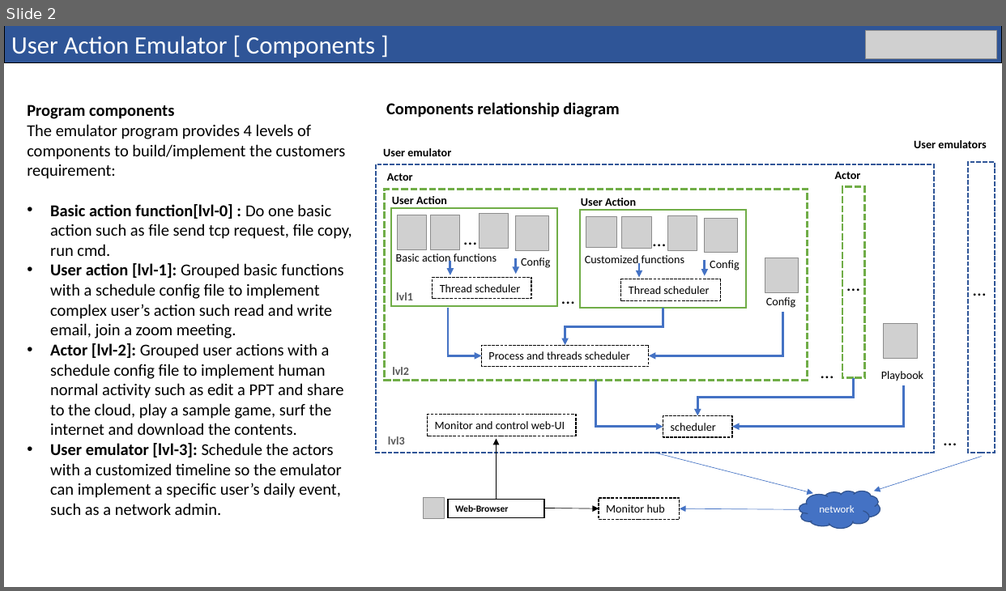
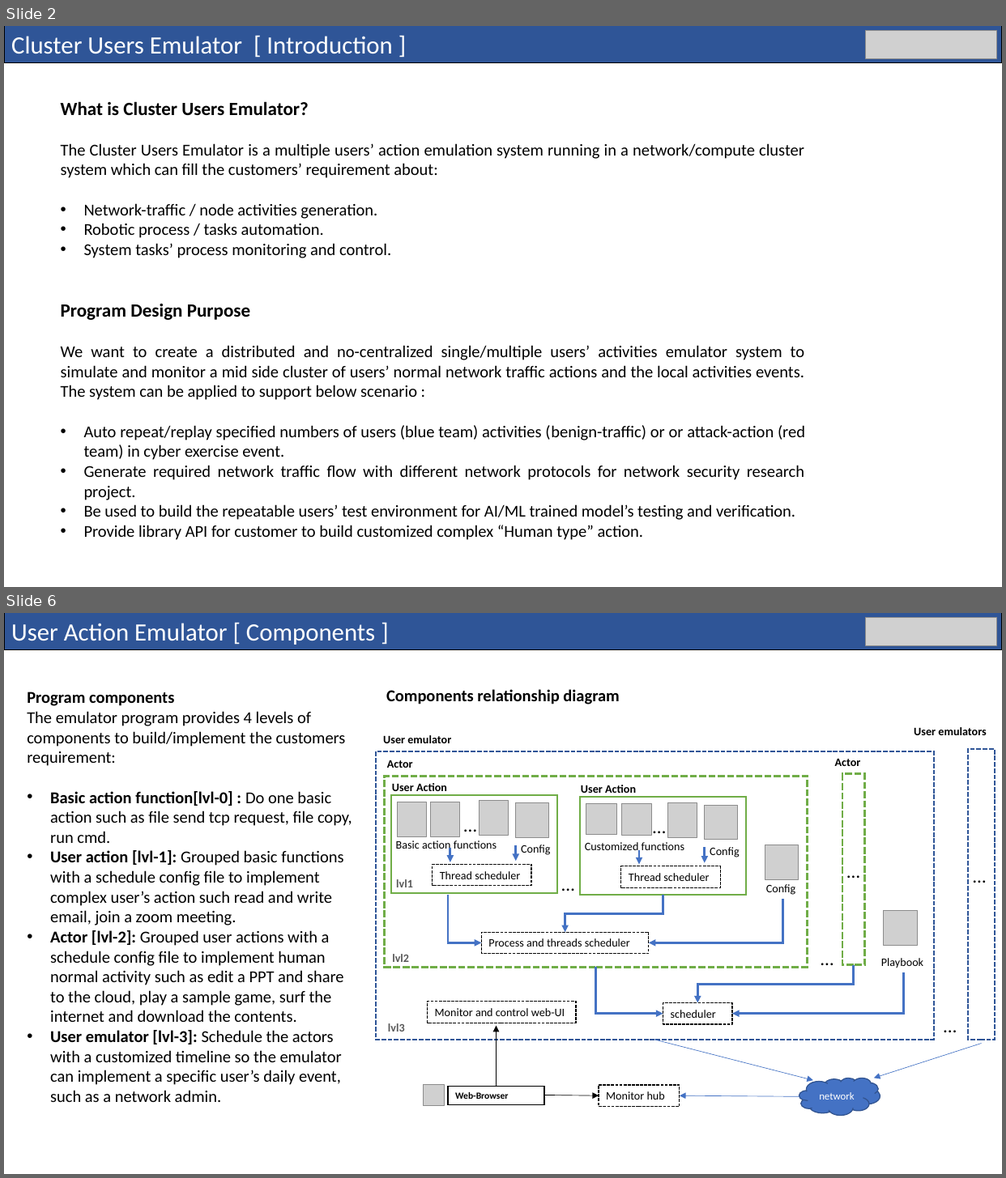
Before and after one commit to LiuYuancheng/Cluster_User_Emulation_System, a slide deck: doc/User_Action_Emulator_Design_Doc.pptx. Shown one above the other, each under a label of ours: slide 2 before the commit, slides 2 and 6 after it; the slides between them are not shown. The pictures are 1006x591 and 1006x1178 pixels, drawn with LibreOffice and Linux fonts; fonts in the diff are those of the drawing; grey boxes stand for pictures; background and template pictures are left out. Boxes give left, top, right and bottom in pixels: in the first picture for what was removed or moved away, otherwise in the second. Text is boxed around its words. In the diff, an @@ line names an element or a change of style, - is before the commit and + after.

Commit message:
update the introduction document.

```diff
--- a/doc/User_Action_Emulator_Design_Doc.pptx
+++ b/doc/User_Action_Emulator_Design_Doc.pptx
@@ slide 2 added at (4,26,1002,587), background #FFFFFF @@
@@ rectangle added at (4,26,1002,62), fill #2F5597, outline #000000 0.75 pt, 24 pt, text #FFFFFF @@
+Cluster Users Emulator [ Introduction ]
@@ picture added at (866,31,997,59) @@
@@ text added at (61,101,805,540), 16 pt, text #000000 @@
+What is Cluster Users Emulator?
+The Cluster Users Emulator is a multiple users’ action emulation system running in a network/compute cluster system which can fill the customers’ requirement about:
+• Network-traffic / node activities generation.
+• Robotic process / tasks automation.
+• System tasks’ process monitoring and control.
+Program Design Purpose
+We want to create a distributed and no-centralized single/multiple users’ activities emulator system to simulate and monitor a mid side cluster of users’ normal network traffic actions and the local activities events. The system can be applied to support below scenario :
+• Auto repeat/replay specified numbers of users (blue team) activities (benign-traffic) or or attack-action (red team) in cyber exercise event.
+• Generate required network traffic flow with different network protocols for network security research project.
+• Be used to build the repeatable users’ test environment for AI/ML trained model’s testing and verification.
+• Provide library API for customer to build customized complex “Human type” action.
@@ what was slide 2 is now slide 6 @@
```
Also in this commit, not shown: 4 other slides added, 1 slide removed, 1 other file.
